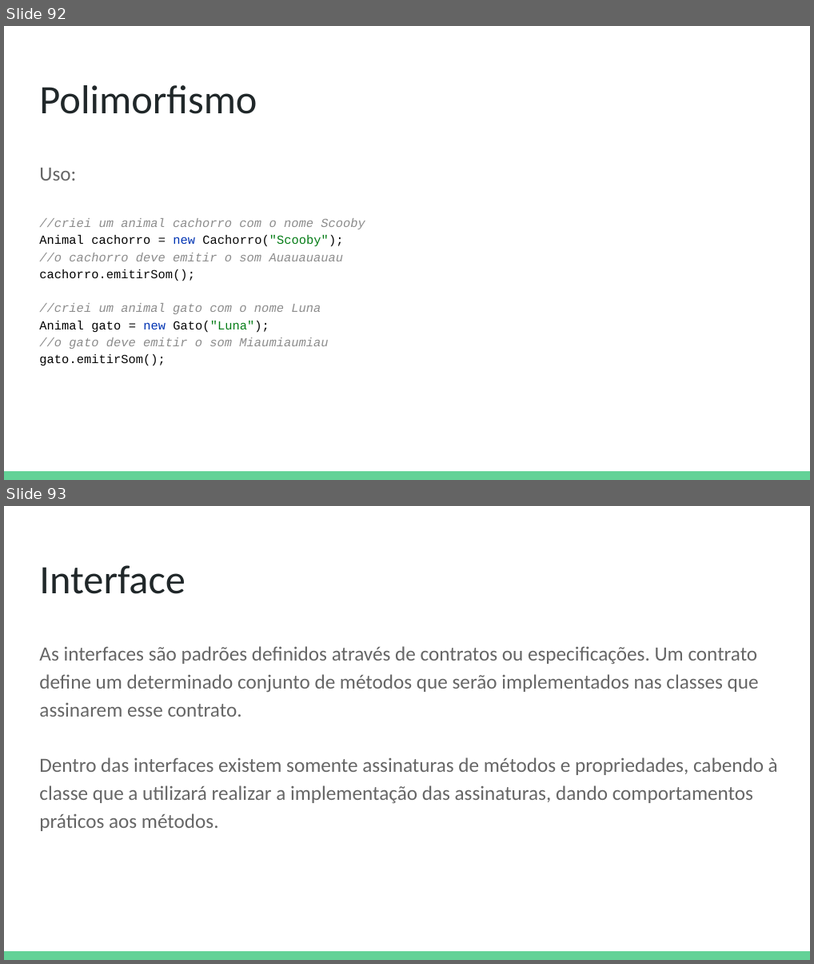
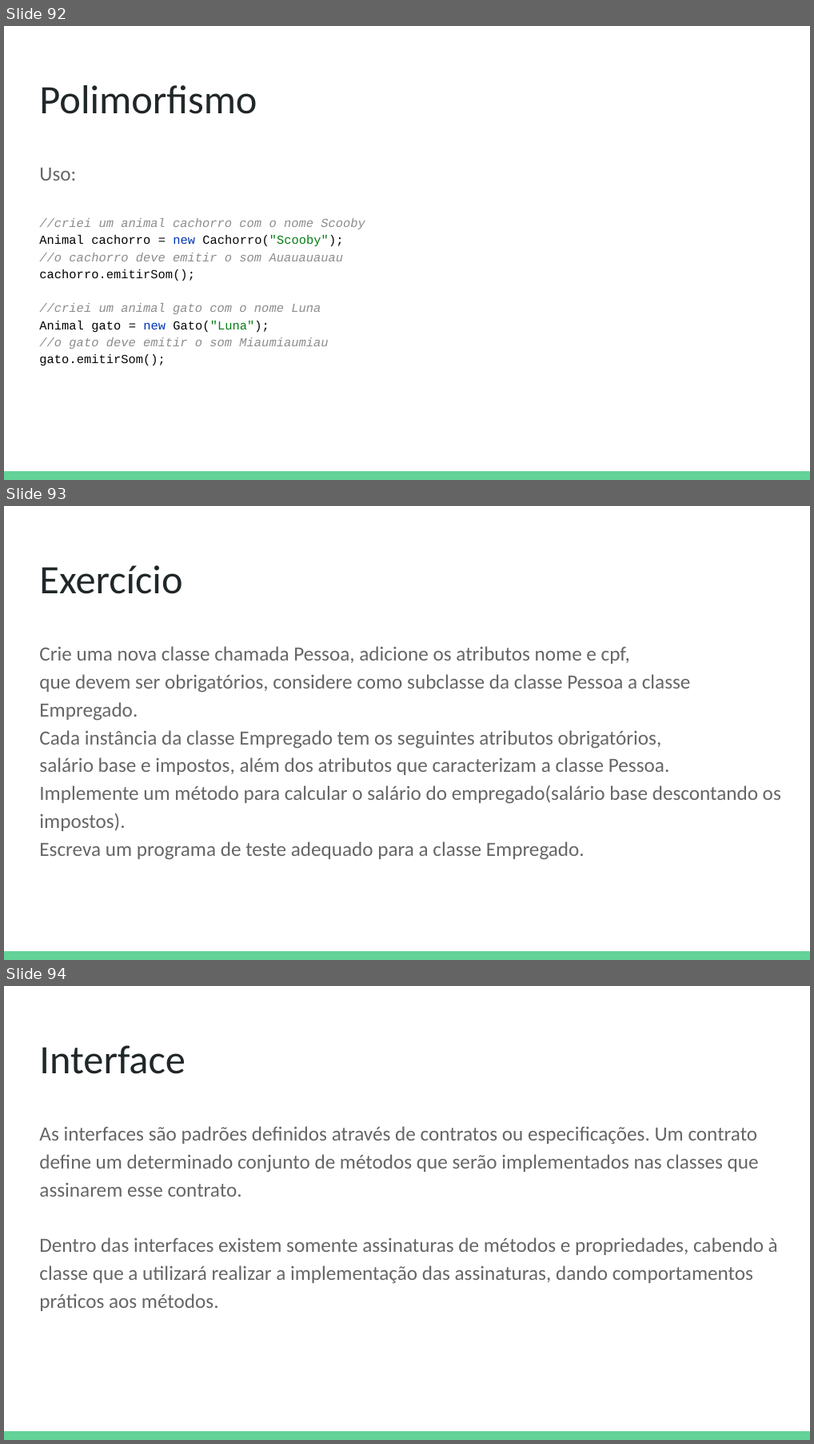
Before and after one commit to DeboraMendes/bootcamp, a slide deck: Java e Programação Orientada a Objetos.pptx. Shown one above the other, each under a label of ours: slides 92 and 93 before the commit, slides 92, 93 and 94 after it. The pictures are 814x964 and 814x1444 pixels, drawn with LibreOffice and Linux fonts; fonts in the diff are those of the drawing. Boxes give left, top, right and bottom in pixels: in the first picture for what was removed or moved away, otherwise in the second. Text is boxed around its words. In the diff, an @@ line names an element or a change of style, - is before the commit and + after.

Commit message:
exer5

```diff
--- a/Java e Programação Orientada a Objetos.pptx
+++ b/Java e Programação Orientada a Objetos.pptx
@@ slide 93 added at [4,506,810,960], background #FFFFFF; not listed: 1 template element that a slide beside it also shows @@
@@ title added at [39,565,182,594], 36 pt, text #202729 @@
+Exercício
@@ text added at [39,646,782,860], 18 pt, text #666666 @@
+Crie uma nova classe chamada Pessoa, adicione os atributos nome e cpf,
+que devem ser obrigatórios, considere como subclasse da classe Pessoa a classe Empregado.
+Cada instância da classe Empregado tem os seguintes atributos obrigatórios,
+salário base e impostos, além dos atributos que caracterizam a classe Pessoa.
+Implemente um método para calcular o salário do empregado(salário base descontando os impostos).
+Escreva um programa de teste adequado para a classe Empregado.
@@ what was slide 93 is now slide 94 @@
```
